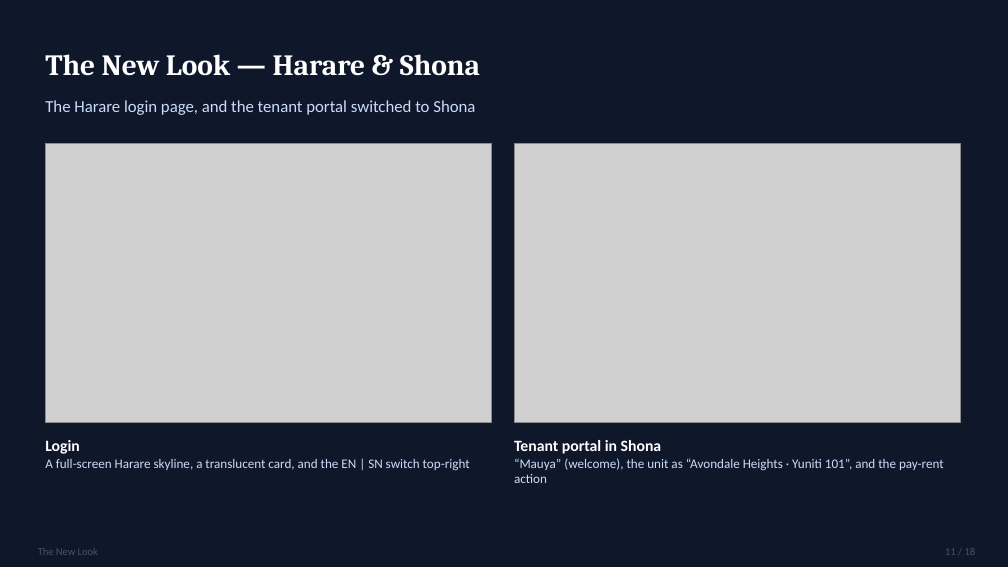
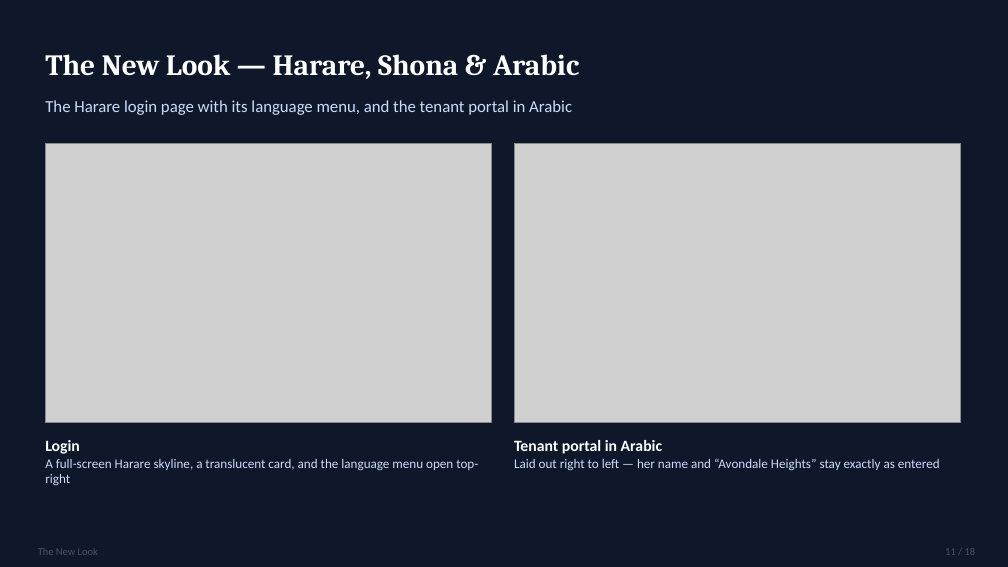
Before and after one commit to Abdur-lab/github-slideshow, a slide deck: slide 11 of docs/ABDURRAHMAAN_IT401_DEL_6_PRESENTATION.pptx. Drawn at 1008x567 pixels with LibreOffice and Linux fonts; fonts in the diff are those of the drawing; grey boxes stand for pictures. Boxes give left, top, right and bottom in pixels: in the first picture for what was removed or moved away, otherwise in the second. Text is boxed around its words. In the diff, an @@ line names an element or a change of style, - is before the commit and + after.

```diff
--- a/docs/ABDURRAHMAAN_IT401_DEL_6_PRESENTATION.pptx
+++ b/docs/ABDURRAHMAAN_IT401_DEL_6_PRESENTATION.pptx
@@ text at [45,54,579,79]: text changed @@
-The New Look — Harare & Shona
+The New Look — Harare, Shona & Arabic
@@ text at [45,100,572,115]: text changed @@
-The Harare login page, and the tenant portal switched to Shona
+The Harare login page with its language menu, and the tenant portal in Arabic
@@ text at [514,440,940,471]: text changed @@
-Tenant portal in Shona
-“Mauya” (welcome), the unit as “Avondale Heights · Yuniti 101”, and the pay-rent action
+Tenant portal in Arabic
+Laid out right to left — her name and “Avondale Heights” stay exactly as entered
@@ text at [45,459,478,486]: text changed @@
-A full-screen Harare skyline, a translucent card, and the EN | SN switch top-right
+A full-screen Harare skyline, a translucent card, and the language menu open top-right
```
Also in this commit, not shown: 7 other slides changed, 5 other files.
